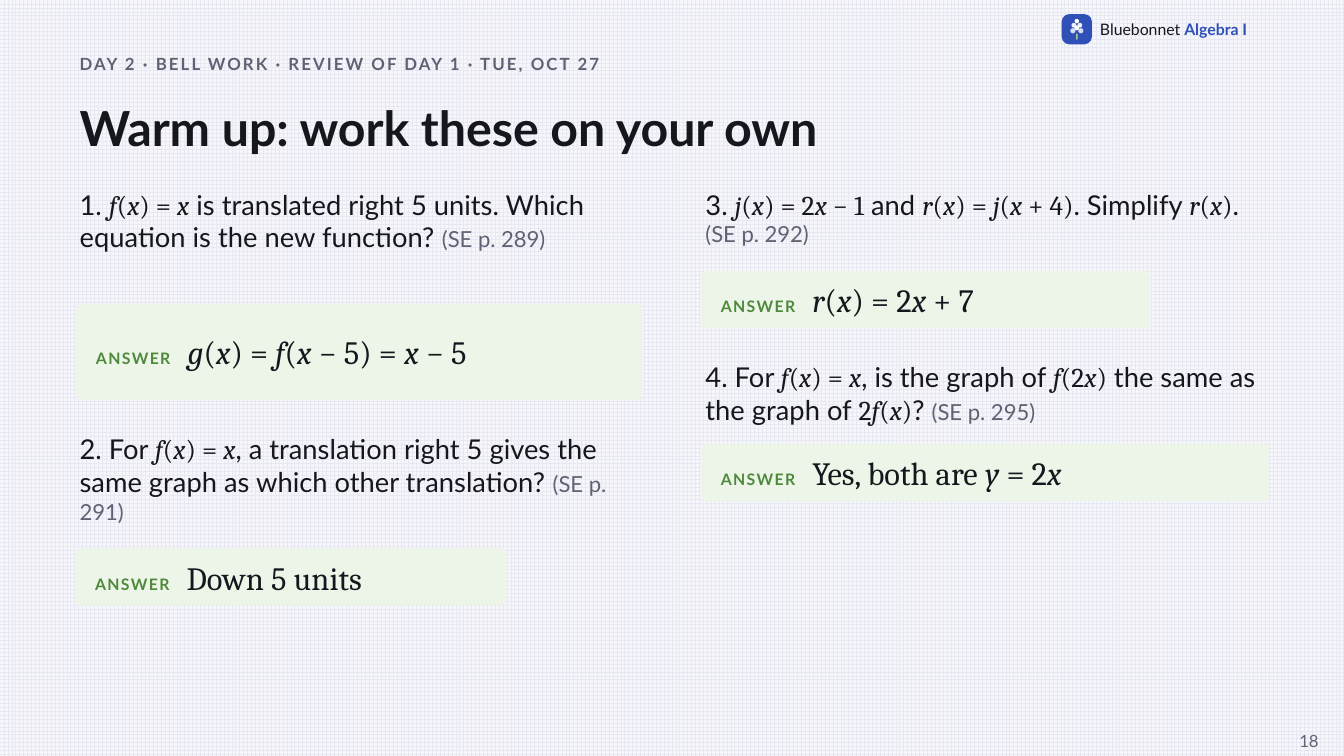
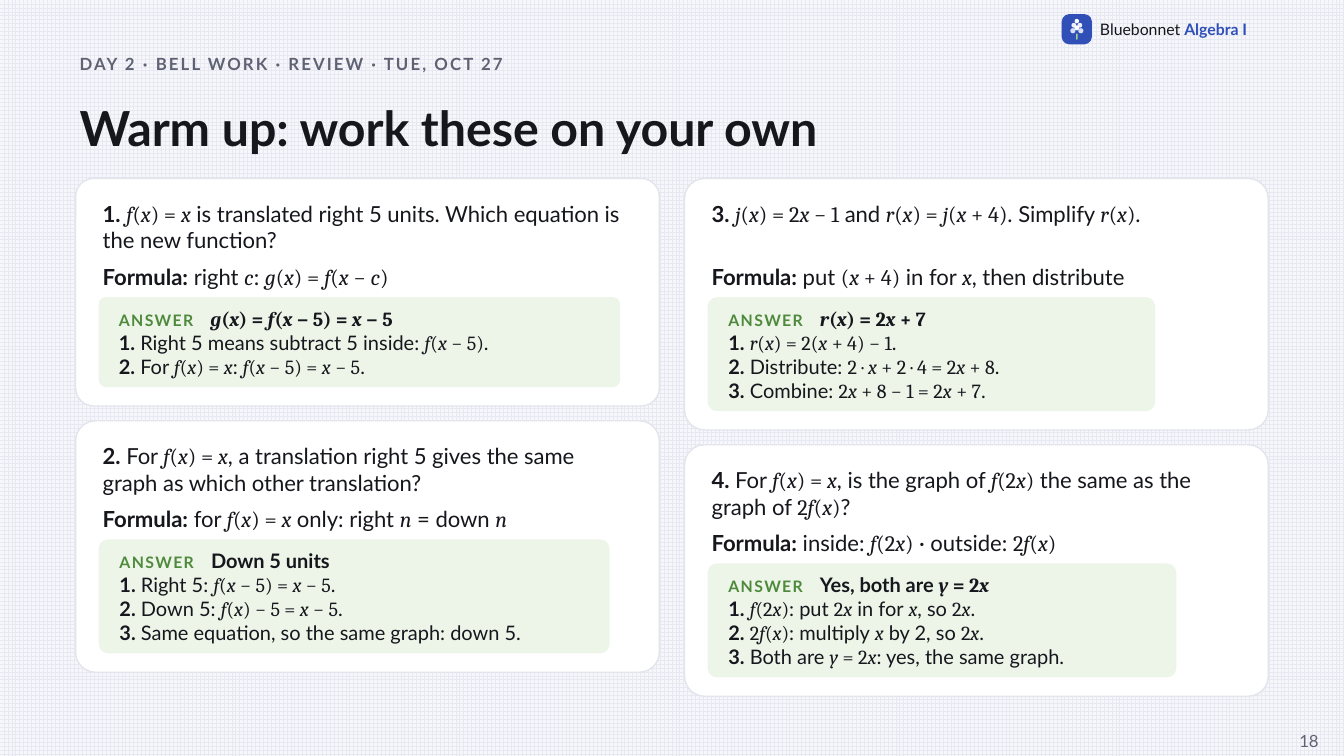
Before and after one commit to Apolloat2022/Algebra1M2U1L4, a slide deck: slide 18 of IEP/t2-lesson2-vertical-horizontal-transformations-IEP-catchup.pptx. Drawn at 1344x756 pixels with LibreOffice and Linux fonts; fonts in the diff are those of the drawing. Boxes give left, top, right and bottom in pixels: in the first picture for what was removed or moved away, otherwise in the second. Text is boxed around its words. In the diff, an @@ line names an element or a change of style, - is before the commit and + after.

```diff
--- a/IEP/t2-lesson2-vertical-horizontal-transformations-IEP-catchup.pptx
+++ b/IEP/t2-lesson2-vertical-horizontal-transformations-IEP-catchup.pptx
@@ text at bbox=[125, 58, 135, 70]: text changed @@
-DAY 2 · BELL WORK · REVIEW OF DAY 1 · TUE, OCT 27
+DAY 2 · BELL WORK · REVIEW · TUE, OCT 27
@@ rounded rectangle added at bbox=[76, 178, 659, 406], fill #FFFFFF, outline #E3E4EC 1 pt @@
@@ rounded rectangle added at bbox=[685, 178, 1268, 431], fill #FFFFFF, outline #E3E4EC 1 pt @@
@@ text at bbox=[103, 205, 620, 248]: text changed; size 19.5 to 15.8 pt @@
-1. f(x) = x is translated right 5 units. Which equation is the new function? (SE p. 289)
+1. f(x) = x is translated right 5 units. Which equation is the new function?
@@ text at bbox=[712, 205, 1140, 227]: text changed; size 19.5 to 15.8 pt; font Lato to Cambria @@
-3. j(x) = 2x − 1 and r(x) = j(x + 4). Simplify r(x). (SE p. 292)
+3. j(x) = 2x − 1 and r(x) = j(x + 4). Simplify r(x).
@@ text added at bbox=[103, 268, 389, 290], 15.8 pt, text #16171D @@
+Formula: right c: g(x) = f(x − c)
@@ text added at bbox=[712, 268, 1124, 289], 15.8 pt, text #16171D @@
+Formula: put (x + 4) in for x, then distribute
@@ rounded rectangle "ANSWER g(x) = f(x − ...": place and size @@
-rounded rectangle "ANSWER g(x) = f(x − ..." at bbox=[76, 303, 642, 399]
+rounded rectangle "ANSWER g(x) = f(x − ..." at bbox=[99, 297, 620, 387]
@@ rounded rectangle "ANSWER r(x) = 2x + ...": place and size @@
-rounded rectangle "ANSWER r(x) = 2x + ..." at bbox=[702, 271, 1150, 329]
+rounded rectangle "ANSWER r(x) = 2x + ..." at bbox=[708, 297, 1155, 411]
@@ text in rounded rectangle at bbox=[119, 311, 489, 378]: text changed; size 23.2 to 14.2 pt; font Cambria to Lato @@
-ANSWER g(x) = f(x − 5) = x − 5
+ANSWER g(x) = f(x − 5) = x − 5
+1. Right 5 means subtract 5 inside: f(x − 5).
+2. For f(x) = x: f(x − 5) = x − 5.
@@ text in rounded rectangle at bbox=[728, 311, 999, 398]: text changed; size 23.2 to 14.2 pt @@
-ANSWER r(x) = 2x + 7
+ANSWER r(x) = 2x + 7
+1. r(x) = 2(x + 4) − 1.
+2. Distribute: 2 · x + 2 · 4 = 2x + 8.
+3. Combine: 2x + 8 − 1 = 2x + 7.
@@ rounded rectangle added at bbox=[76, 420, 659, 673], fill #FFFFFF, outline #E3E4EC 1 pt @@
@@ text at bbox=[103, 447, 574, 495]: text changed; size 19.5 to 15.8 pt @@
-2. For f(x) = x, a translation right 5 gives the same graph as which other translation? (SE p. 291)
+2. For f(x) = x, a translation right 5 gives the same graph as which other translation?
@@ rounded rectangle added at bbox=[685, 445, 1268, 697], fill #FFFFFF, outline #E3E4EC 1 pt @@
@@ rounded rectangle removed at bbox=[702, 444, 1268, 501] @@
-ANSWER Yes, both are y = 2x
@@ text at bbox=[712, 471, 1191, 520]: text changed; size 19.5 to 15.8 pt @@
-4. For f(x) = x, is the graph of f(2x) the same as the graph of 2f(x)? (SE p. 295)
+4. For f(x) = x, is the graph of f(2x) the same as the graph of 2f(x)?
@@ rounded rectangle added at bbox=[99, 539, 610, 653], fill #EDF5E9, 14.2 pt, text #16171D @@
+ANSWER Down 5 units
+1. Right 5: f(x − 5) = x − 5.
+2. Down 5: f(x) − 5 = x − 5.
+3. Same equation, so the same graph: down 5.
@@ text added at bbox=[103, 510, 507, 532], 15.8 pt, text #16171D @@
+Formula: for f(x) = x only: right n = down n
@@ text added at bbox=[712, 534, 1056, 556], 15.8 pt, text #16171D @@
+Formula: inside: f(2x) · outside: 2f(x)
@@ rounded rectangle removed at bbox=[76, 548, 506, 606] @@
-ANSWER Down 5 units
@@ rounded rectangle added at bbox=[708, 564, 1177, 678], fill #EDF5E9, 14.2 pt, text #16171D @@
+ANSWER Yes, both are y = 2x
+1. f(2x): put 2x in for x, so 2x.
+2. 2f(x): multiply x by 2, so 2x.
+3. Both are y = 2x: yes, the same graph.
```
Also in this commit, not shown: 2 other slides changed, 43 other files.
